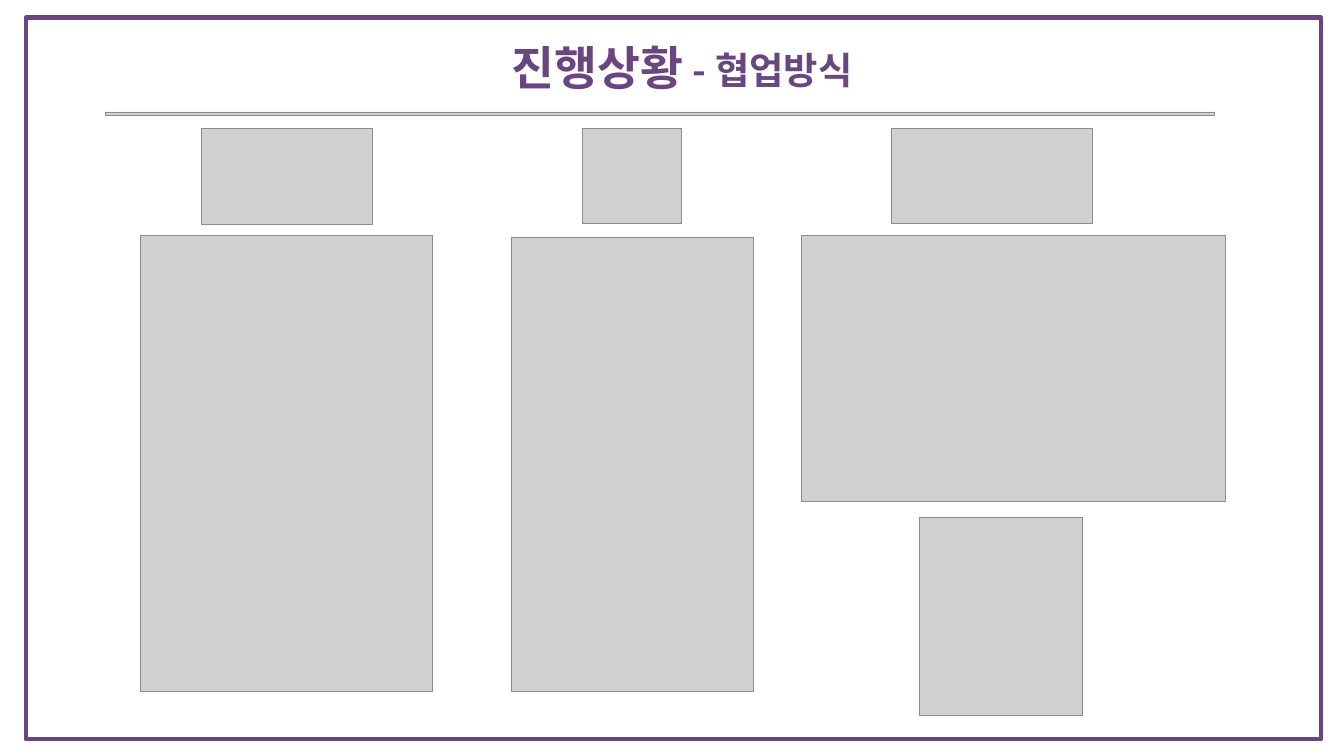
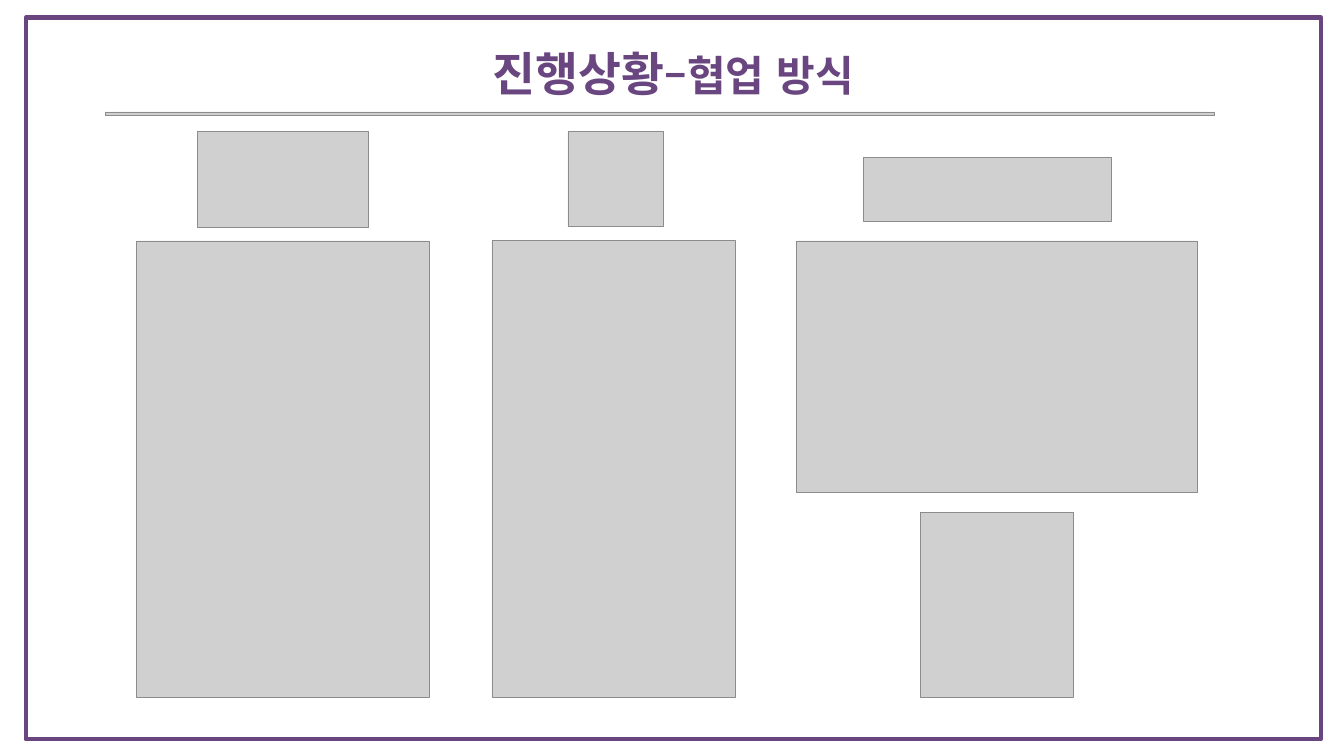
Before and after one commit to bitnarii/YMPM, a slide deck: slide 10 of 기획서/5조 Fit-back.pptx. Drawn at 1344x756 pixels with LibreOffice and Linux fonts; fonts in the diff are those of the drawing; grey boxes stand for pictures. Boxes give left, top, right and bottom in pixels: in the first picture for what was removed or moved away, otherwise in the second. Text is boxed around its words. In the diff, an @@ line names an element or a change of style, - is before the commit and + after.

```diff
--- a/기획서/5조 Fit-back.pptx
+++ b/기획서/5조 Fit-back.pptx
@@ text at [493, 51, 853, 95]: text changed; size 50 to 45 pt @@
-진행상황
+진행상황–협업 방식
@@ text removed at [715, 52, 852, 88] @@
-- 협업방식
@@ picture: place and size @@
-picture at [201, 128, 372, 224]
+picture at [197, 131, 368, 227]
@@ picture: place and size @@
-picture at [583, 128, 681, 224]
+picture at [568, 131, 663, 226]
@@ picture: place and size @@
-picture at [891, 128, 1092, 224]
+picture at [864, 158, 1111, 221]
@@ picture: place and size @@
-picture at [140, 235, 433, 691]
+picture at [137, 241, 429, 697]
@@ picture: place and size @@
-picture at [511, 237, 753, 691]
+picture at [492, 241, 735, 697]
@@ picture: place and size @@
-picture at [801, 235, 1226, 501]
+picture at [796, 241, 1198, 492]
@@ picture: place and size @@
-picture at [919, 517, 1083, 715]
+picture at [921, 512, 1074, 698]
```
Also in this commit, not shown: 9 other slides changed.
